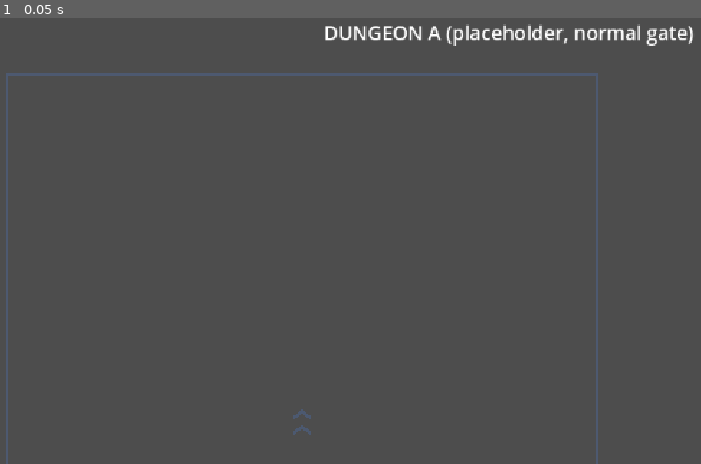
Above: before the commit, frame 1.
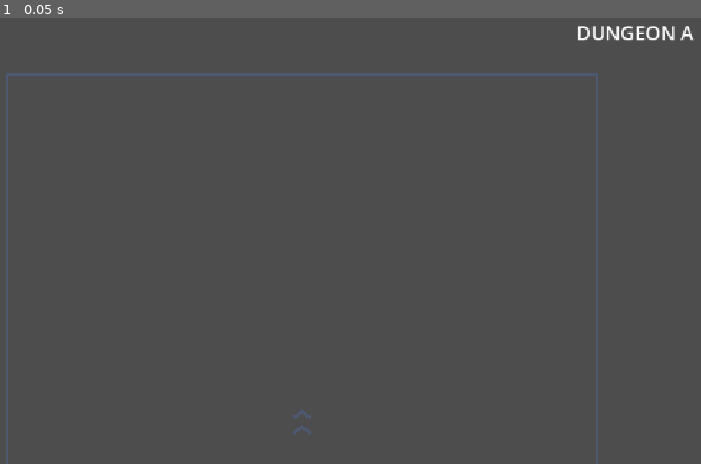
Above: after the commit, the same moment.

Repository: BestestGameStudio/gangU
Game: Godot game, scene res://scenes/dungeon_a.tscn
Same seed, same stepped clock (60 frames per second), same inputs: the game is played once before the commit and once after it. This scene is started directly instead of the project's main scene.
Inputs:
- Up to frame 1 (0.05 s): no input

The runs differ from the first frame. In frame 1, 1.0% of the frame differs, in the area x 46-99%, y 1-7%.

Commit message:
Strip dev placeholder markers from spell names + dungeon titles (#125)
* [124] Remove [placeholder] dev markers from player-facing strings

* [124] Remove [placeholder] dev markers from player-facing strings

* [124] Remove [placeholder] dev markers from player-facing strings

* [124] Remove [placeholder] dev markers from player-facing strings

* [124] Remove [placeholder] dev markers from player-facing strings

Removed placeholder text from spell name.

* [124] Remove [placeholder] dev markers from player-facing strings

* [124] Remove [placeholder] dev markers from player-facing strings

* [124] Remove [placeholder] dev markers from player-facing strings

* [124] Remove [placeholder] dev markers from player-facing strings

* [124] Remove [placeholder] dev markers from player-facing strings

* [124] test50: clean-title expectations + no-bracket regression, synthetic wide-plate probe kept

Diff:
--- a/resources/spells/fire_ball_beam.tres
+++ b/resources/spells/fire_ball_beam.tres
@@ -4,7 +4,7 @@
 
 [resource]
 script = ExtResource("1_spell")
-spell_name = "Fire Ball Beam [placeholder projectile, not continuous beam]"
+spell_name = "Fire Ball Beam"
 cooldown = 1.2
 damage = 25.0
 radius = 14.0
--- a/resources/spells/fire_ball_beam_heavy.tres
+++ b/resources/spells/fire_ball_beam_heavy.tres
@@ -4,7 +4,7 @@
 
 [resource]
 script = ExtResource("1_spell")
-spell_name = "Fire Ball Beam Heavy [placeholder projectile, not continuous beam]"
+spell_name = "Fire Ball Beam Heavy"
 cooldown = 1.6
 damage = 50.0
 radius = 20.0
--- a/resources/spells/fire_ball_beam_homing.tres
+++ b/resources/spells/fire_ball_beam_homing.tres
@@ -4,7 +4,7 @@
 
 [resource]
 script = ExtResource("1_spell")
-spell_name = "Fire Ball Beam Homing [placeholder projectile]"
+spell_name = "Fire Ball Beam Homing"
 cooldown = 1.2
 damage = 25.0
 radius = 14.0
--- a/resources/spells/fire_ball_beam_long.tres
+++ b/resources/spells/fire_ball_beam_long.tres
@@ -4,7 +4,7 @@
 
 [resource]
 script = ExtResource("1_spell")
-spell_name = "Fire Ball Beam Long [placeholder projectile, not continuous beam]"
+spell_name = "Fire Ball Beam Long"
 cooldown = 1.2
 damage = 25.0
 radius = 12.0
--- a/resources/spells/fire_ball_beam_piercing.tres
+++ b/resources/spells/fire_ball_beam_piercing.tres
@@ -4,7 +4,7 @@
 
 [resource]
 script = ExtResource("1_spell")
-spell_name = "Fire Ball Beam Piercing [placeholder projectile, not continuous beam]"
+spell_name = "Fire Ball Beam Piercing"
 cooldown = 1.2
 damage = 25.0
 radius = 14.0
--- a/resources/spells/fire_ball_split.tres
+++ b/resources/spells/fire_ball_split.tres
@@ -4,7 +4,7 @@
 
 [resource]
 script = ExtResource("1_spell")
-spell_name = "Fire Ball Split [placeholder]"
+spell_name = "Fire Ball Split"
 cooldown = 1.2
 damage = 25.0
 radius = 7.0
--- a/resources/spells/fire_ball_split_heavy.tres
+++ b/resources/spells/fire_ball_split_heavy.tres
@@ -4,7 +4,7 @@
 
 [resource]
 script = ExtResource("1_spell")
-spell_name = "Fire Ball Split Heavy [placeholder]"
+spell_name = "Fire Ball Split Heavy"
 cooldown = 1.4
 damage = 45.0
 radius = 9.0
--- a/resources/spells/fire_ball_split_wide.tres
+++ b/resources/spells/fire_ball_split_wide.tres
@@ -4,7 +4,7 @@
 
 [resource]
 script = ExtResource("1_spell")
-spell_name = "Fire Ball Split Wide [placeholder]"
+spell_name = "Fire Ball Split Wide"
 cooldown = 1.2
 damage = 20.0
 radius = 7.0
--- a/scenes/dungeon_a.tscn
+++ b/scenes/dungeon_a.tscn
@@ -60,7 +60,7 @@
 offset_bottom = 40.0
 grow_horizontal = 0
 theme_override_font_sizes/font_size = 28
-text = "DUNGEON A (placeholder, normal gate)"
+text = "DUNGEON A"
 horizontal_alignment = 2
 
 [node name="PlayerSpawn" type="Marker2D" parent="."]
--- a/scenes/dungeon_b.tscn
+++ b/scenes/dungeon_b.tscn
@@ -58,7 +58,7 @@
 offset_bottom = 40.0
 grow_horizontal = 0
 theme_override_font_sizes/font_size = 28
-text = "DUNGEON B (placeholder, RED gate)"
+text = "DUNGEON B (RED gate)"
 horizontal_alignment = 2
 
 [node name="PlayerSpawn" type="Marker2D" parent="."]
--- a/scripts/test50_title_layer.gd
+++ b/scripts/test50_title_layer.gd
@@ -15,12 +15,26 @@
 
 const AREAS := {
 	"res://scenes/hub.tscn": "HUB",
-	"res://scenes/dungeon_a.tscn": "DUNGEON A (placeholder, normal gate)",
-	"res://scenes/dungeon_b.tscn": "DUNGEON B (placeholder, RED gate)",
+	"res://scenes/dungeon_a.tscn": "DUNGEON A",
+	"res://scenes/dungeon_b.tscn": "DUNGEON B (RED gate)",
 }
+## #124 regression: the 8 renamed upgraded spell resources and all area titles
+## must never re-grow a bracketed dev note.
+const RENAMED_SPELLS := [
+	"res://resources/spells/fire_ball_split.tres",
+	"res://resources/spells/fire_ball_split_wide.tres",
+	"res://resources/spells/fire_ball_split_heavy.tres",
+	"res://resources/spells/fire_ball_beam.tres",
+	"res://resources/spells/fire_ball_beam_long.tres",
+	"res://resources/spells/fire_ball_beam_heavy.tres",
+	"res://resources/spells/fire_ball_beam_piercing.tres",
+	"res://resources/spells/fire_ball_beam_homing.tres",
+]
 const HUD_BAND_RIGHT := 450.0
 const VIEWPORT_W := 1152.0
-## Widest live spell apply entry (69 chars) - the #88 wide-plate trigger.
+## Synthetic 69-char HPLabel stress string (NOT a live spell name) - the #88
+## wide-plate trigger. Kept after #124 renamed live strings; injects worst-case
+## width directly into HPLabel so the masking-geometry legs stay discriminating.
 const WIDE_CONTENT := "Fire Ball Beam Piercing [placeholder projectile, not continuous beam]"
 
 var failures := 0
@@ -60,6 +74,7 @@
 		_check(left_edge >= HUD_BAND_RIGHT,
 			path.get_file() + ": Title box left edge %.0f clears HUD band %.0f" % [left_edge, HUD_BAND_RIGHT])
 		_check(title.text == AREAS[path], path.get_file() + ": Title text preserved")
+		_check(not title.text.contains("["), path.get_file() + ": Title carries no bracketed dev note (#124)")
 		# Old world-space Label must be gone (no direct-child Label named Title).
 		_check(scene.get_node_or_null("Title") == null, path.get_file() + ": no world-space Title remains")
 		# #88: title layer stacks strictly above the HUD layer so a wide HUD
@@ -69,6 +84,11 @@
 				path.get_file() + ": TitleLayer layer %d above HUD layer %d" % [layer.layer, hud_layer])
 		root.remove_child(scene)
 		scene.free()
+
+	for sp in RENAMED_SPELLS:
+		var res: Resource = load(sp)
+		_check(res != null and not (res.spell_name as String).contains("["),
+			sp.get_file() + ": spell_name carries no bracketed dev note (#124)")
 
 	# #88 geometry proof: ACTUAL HUD driven to wide content vs the ACTUAL
 	# DungeonA title rect. The plate must genuinely reach under the title
